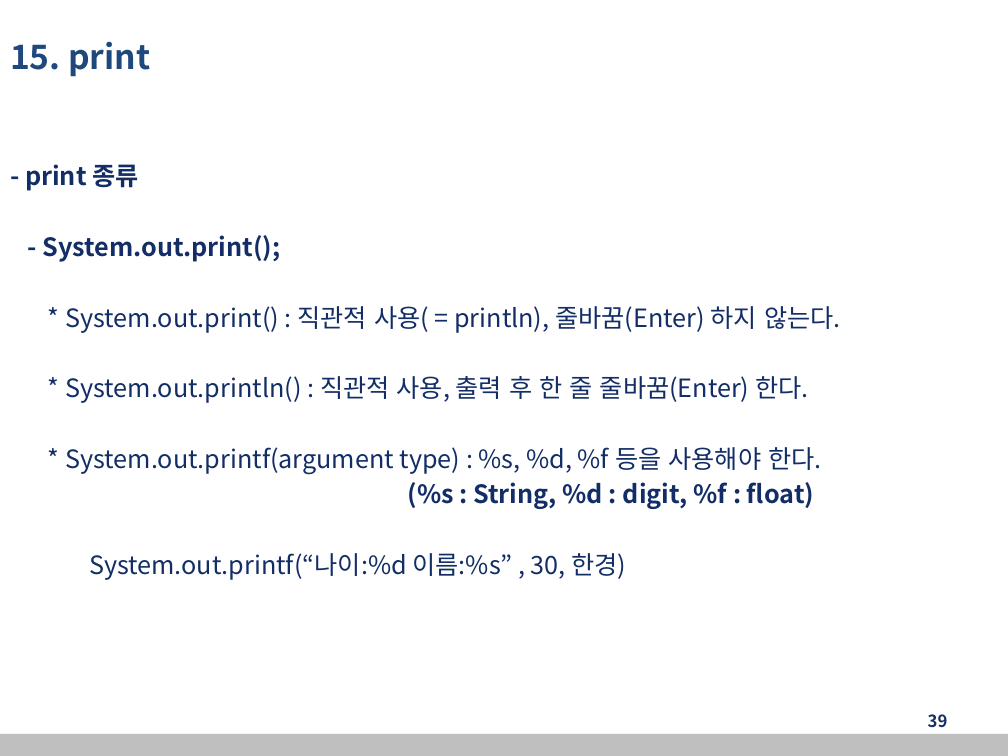
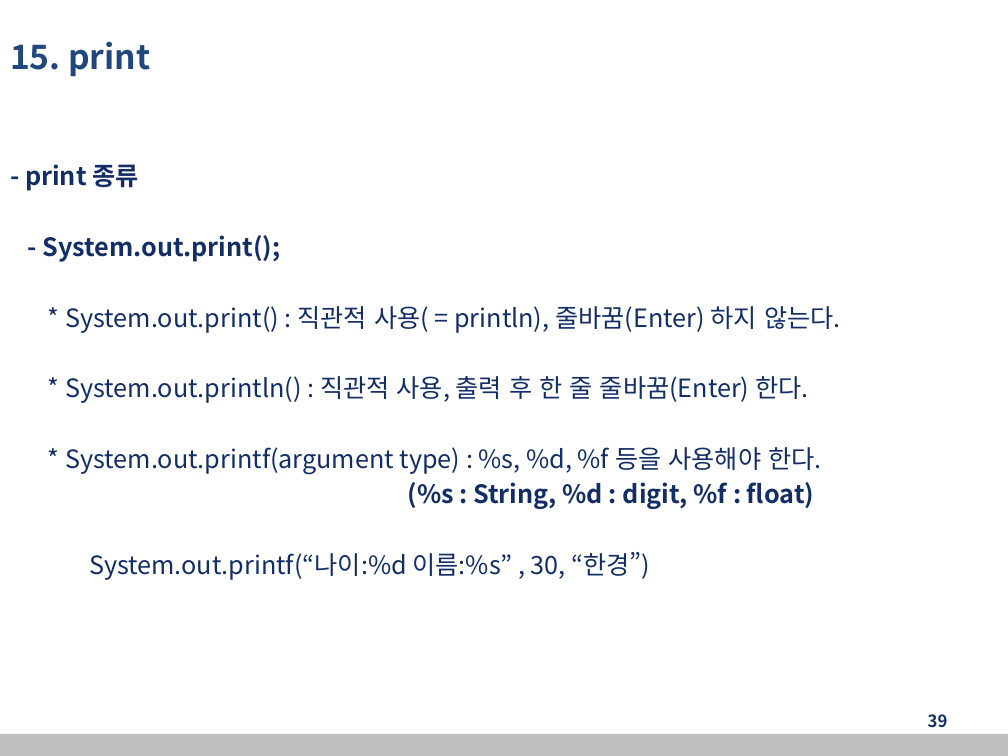
Before and after one commit to kang99king3/back-end_edu20221230, a slide deck: slide 39 of 자바교안_20221230.pptx. Drawn at 1008x756 pixels with LibreOffice and Linux fonts; fonts in the diff are those of the drawing. Boxes give left, top, right and bottom in pixels: in the first picture for what was removed or moved away, otherwise in the second. Text is boxed around its words. In the diff, an @@ line names an element or a change of style, - is before the commit and + after.

```diff
--- a/자바교안_20221230.pptx
+++ b/자바교안_20221230.pptx
@@ text at [89,552,650,580]: text changed @@
-System.out.printf(“나이:%d 이름:%s” , 30, 한경)
+System.out.printf(“나이:%d 이름:%s” , 30, “한경”)
```
Also in this commit, not shown: 49 other slides changed.
